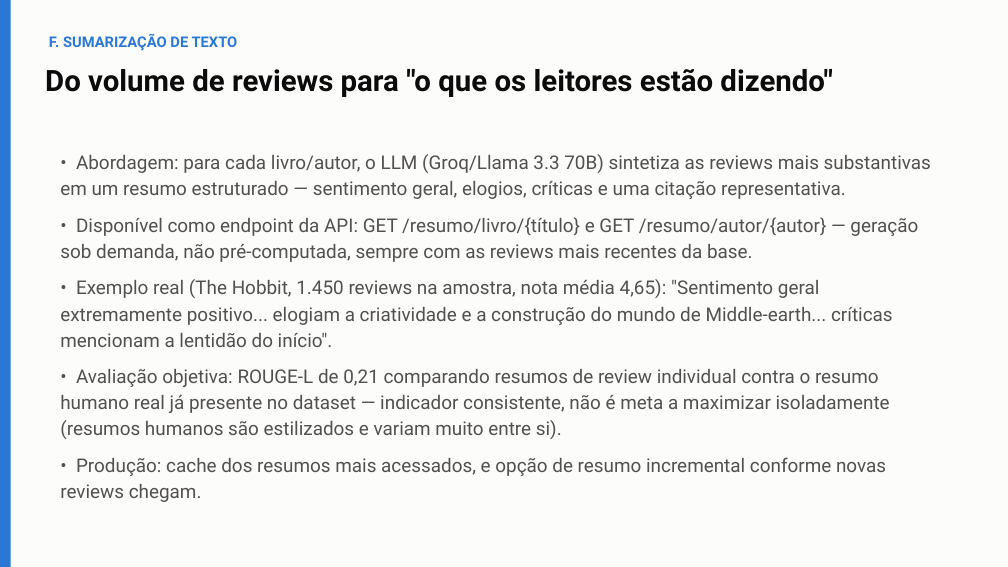
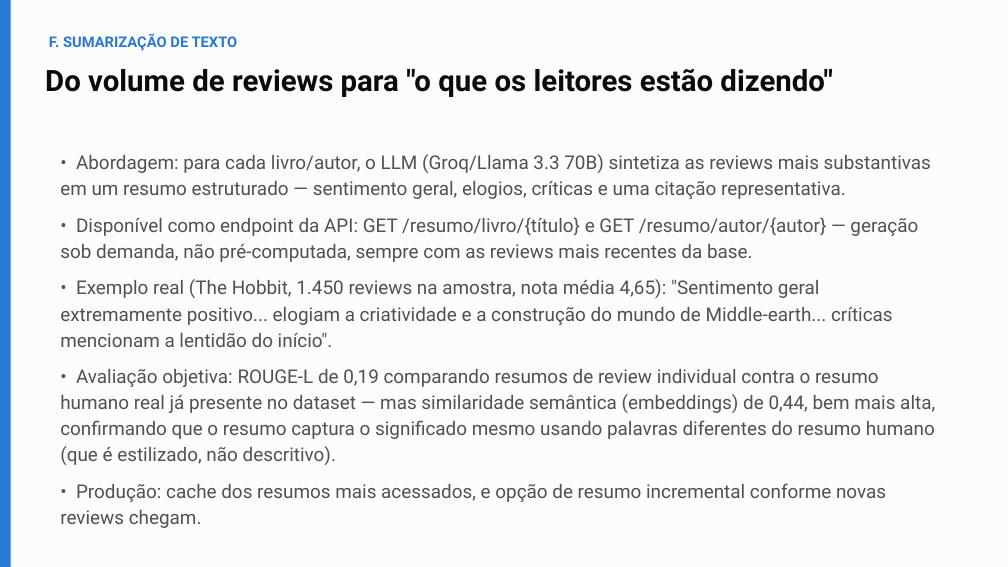
Before and after one commit to devbelloni/teste-a3-data, a slide deck: slide 9 of slides/A3Data_Desafio_Tecnico.pptx. Drawn at 1008x567 pixels with LibreOffice and Linux fonts; fonts in the diff are those of the drawing. Boxes give left, top, right and bottom in pixels: in the first picture for what was removed or moved away, otherwise in the second. Text is boxed around its words. In the diff, an @@ line names an element or a change of style, - is before the commit and + after.

Commit message:
Adiciona similaridade semântica como métrica complementar ao ROUGE
ROUGE mede sobreposição de palavras e penaliza parafraseamento correto — os
resumos humanos do dataset são estilizados, não descritivos, então duas frases
com o mesmo significado raramente compartilham palavras. Adiciona similaridade
semântica (cosseno entre embeddings, reaproveitando o mesmo all-MiniLM-L6-v2 já
usado no RAG, sem depender de um segundo modelo tipo BERTScore) para medir
significado em vez de overlap léxico: 0,44 vs. ROUGE-L de 0,19, confirmando que
os resumos capturam o conteúdo mesmo com baixo overlap de palavras.

Atualiza slides e README com os números recalculados.

```diff
--- a/slides/A3Data_Desafio_Tecnico.pptx
+++ b/slides/A3Data_Desafio_Tecnico.pptx
@@ text at [60, 369, 935, 465]: text changed @@
-• Avaliação objetiva: ROUGE-L de 0,21 comparando resumos de review individual contra o resumo humano real já presente no dataset — indicador consistente, não é meta a maximizar isoladamente (resumos humanos são estilizados e variam muito entre si).
+• Avaliação objetiva: ROUGE-L de 0,19 comparando resumos de review individual contra o resumo humano real já presente no dataset — mas similaridade semântica (embeddings) de 0,44, bem mais alta, confirmando que o resumo captura o significado mesmo usando palavras diferentes do resumo humano (que é estilizado, não descritivo).
```
Also in this commit, not shown: 2 other slides changed, 5 other files.
